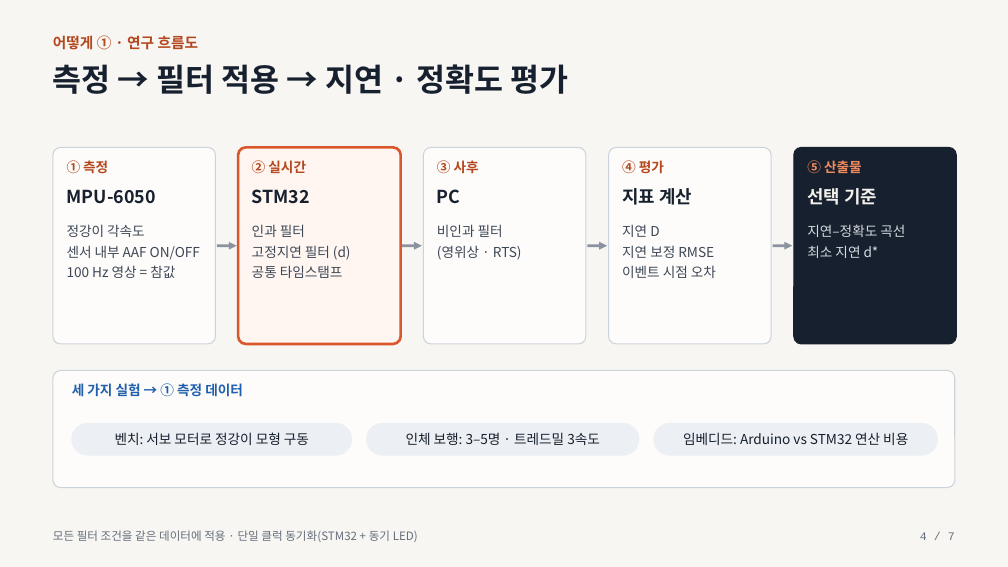
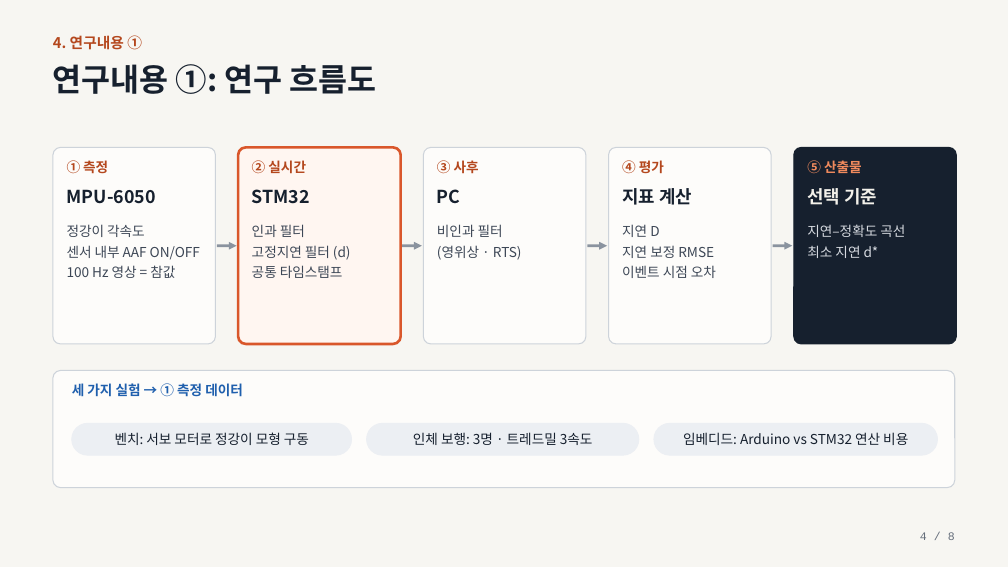
Before and after one commit to everyss/26-2_Sensors_Actuators, a slide deck: slide 4 of slides/midterm_presentation.pptx. Drawn at 1008x567 pixels with LibreOffice and Linux fonts; fonts in the diff are those of the drawing. Boxes give left, top, right and bottom in pixels: in the first picture for what was removed or moved away, otherwise in the second. Text is boxed around its words. In the diff, an @@ line names an element or a change of style, - is before the commit and + after.

```diff
--- a/slides/midterm_presentation.pptx
+++ b/slides/midterm_presentation.pptx
@@ text at bbox=[53, 35, 142, 50]: text changed @@
-어떻게 ① · 연구 흐름도
+4. 연구내용 ①
@@ text at bbox=[53, 64, 377, 94]: text changed @@
-측정 → 필터 적용 → 지연 · 정확도 평가
+연구내용 ①: 연구 흐름도
@@ text at bbox=[413, 432, 593, 445]: text changed @@
-인체 보행: 3–5명 · 트레드밀 3속도
+인체 보행: 3명 · 트레드밀 3속도
@@ text removed at bbox=[53, 530, 418, 542] @@
-모든 필터 조건을 같은 데이터에 적용 · 단일 클럭 동기화(STM32 + 동기 LED)
@@ text at bbox=[920, 532, 955, 540]: text changed @@
-4 / 7
+4 / 8
```
Also in this commit, not shown: 6 other slides changed, 1 slide added, 3 other files.
